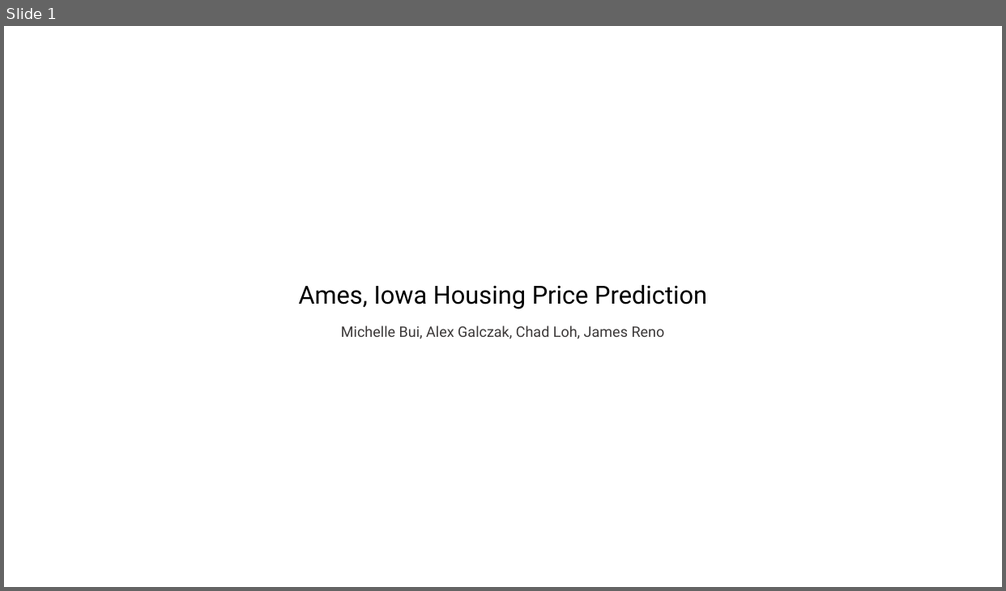
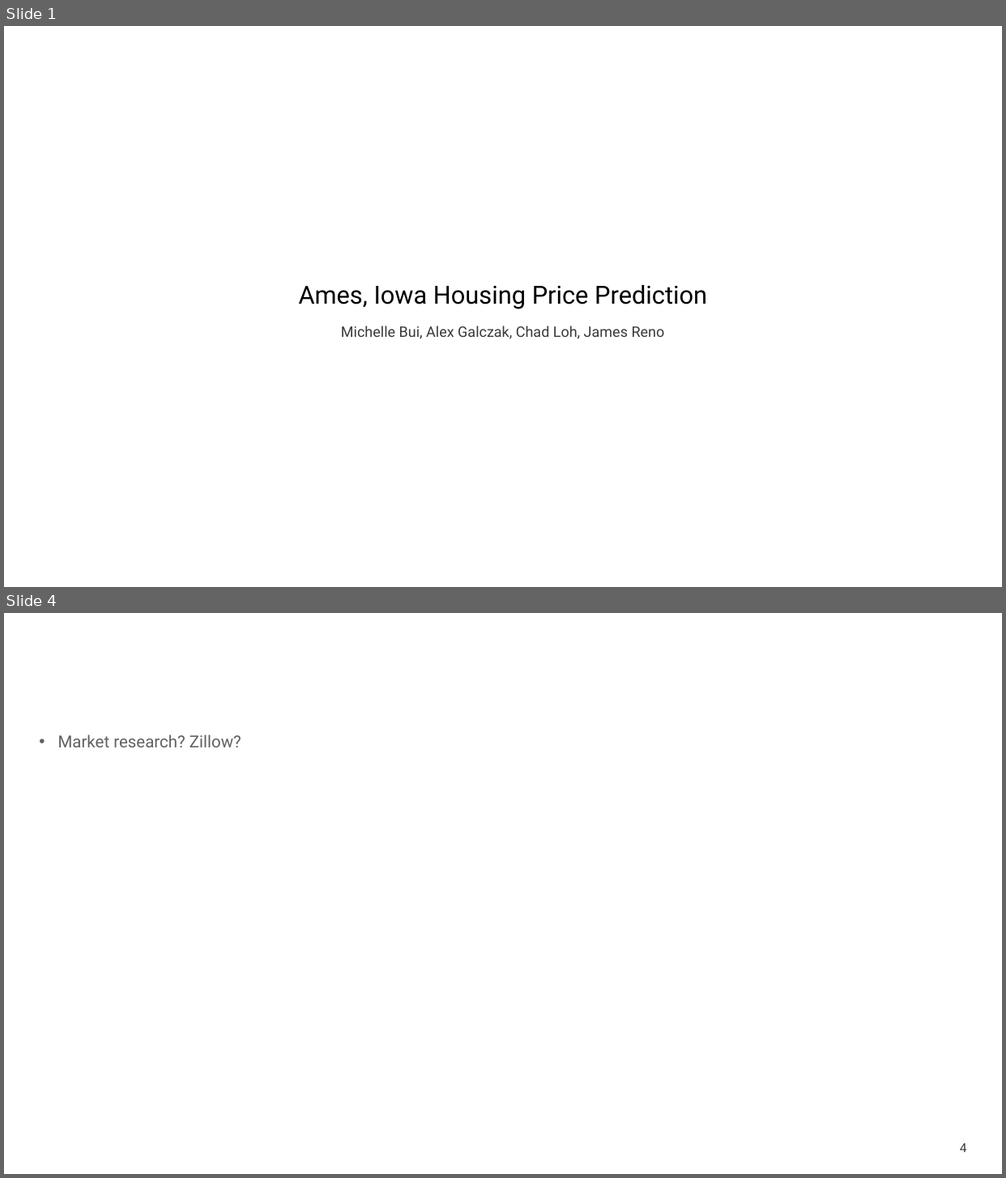
Before and after one commit to AlexGalczak/ML-Ames, a slide deck: ppt/ML-Ames.pptx. Shown one above the other, each under a label of ours: slide 1 before the commit, slides 1 and 4 after it; the slides between them are not shown. The pictures are 1006x591 and 1006x1178 pixels, drawn with LibreOffice and Linux fonts; fonts in the diff are those of the drawing. Boxes give left, top, right and bottom in pixels: in the first picture for what was removed or moved away, otherwise in the second. Text is boxed around its words. In the diff, an @@ line names an element or a change of style, - is before the commit and + after.

```diff
--- a/ppt/ML-Ames.pptx
+++ b/ppt/ML-Ames.pptx
@@ slide 4 added at (4,613,1002,1174), background #FFFFFF @@
@@ text added at (58,735,241,747), 16 pt, text #616161 @@
+• Market research? Zillow?
@@ page number added at (960,1144,967,1152), 12 pt, text #3B3838 @@
+4
```
Also in this commit, not shown: 9 slides changed, 2 other files.
